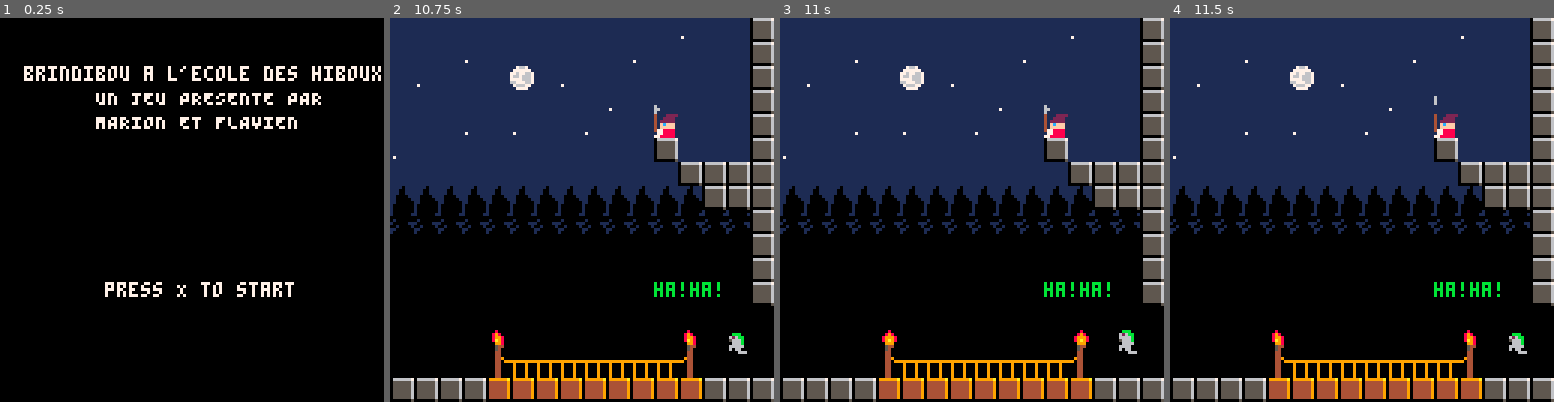
Above: before the commit, frames 1-4 (left to right).
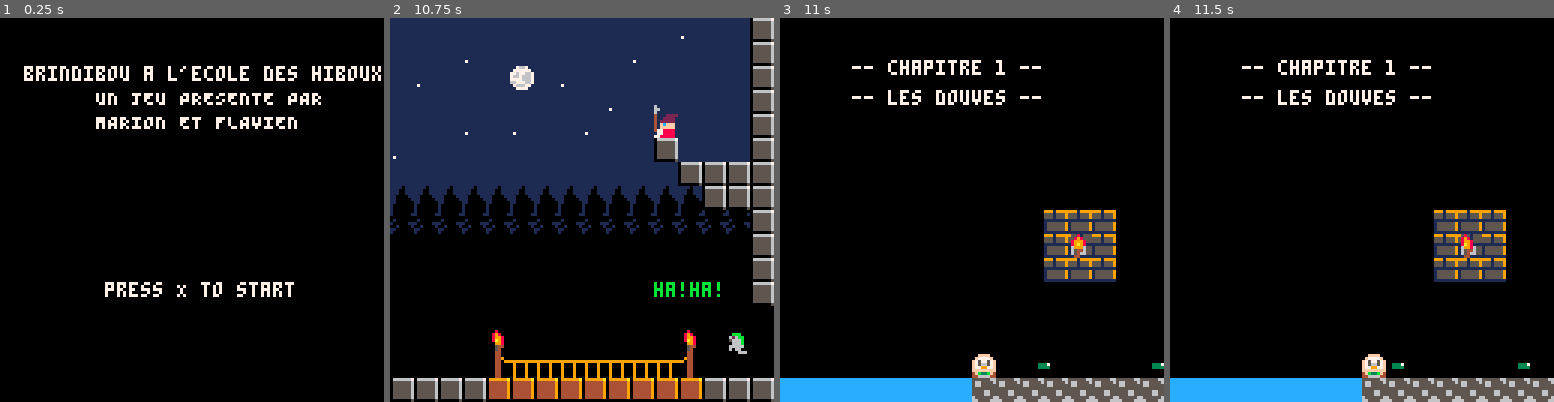
Above: after the commit, the same moments.

Repository: MarionMo/Projet_Web_Bosques_Moglia
Game: PICO-8 cartridge brindibou.p8
Same seed, same stepped clock (60 frames per second), same inputs: the game is played once before the commit and once after it.
Inputs:
- Up to frame 1 (0.25 s): no input
- Up to frame 2 (10.75 s): tap X (X key) at 0.33, 0.7, 1.43, 2.58, 3.1, 3.62, 4.13, 4.65, 5.17, 5.68, 6.2, 6.72, 7.23, 7.75, 8.27, 8.78, 9.3, 9.82, 10.33 s; tap O (Z key) at 1.07, 1.8, 2.43, 3.07, 3.7, 4.33, 4.97, 5.6, 6.23, 6.87, 7.5, 8.13, 8.77, 9.4, 10.03, 10.67 s; hold Right 2.33-3.33 s; hold Right 3.38-4.22 s; hold Up 4.27-4.67 s; hold Right 4.72-5.72 s; hold Left 6.15-6.98 s; hold Right 7.03-8.03 s; hold Right 8.08-8.92 s; hold Up 8.97-9.37 s; hold Right 9.42-10.42 s
- Up to frame 3 (11 s): tap X (X key) at 10.85 s; hold Left from 10.85 s (still down)
- Up to frame 4 (11.5 s): keep holding Left; tap O (Z key) at 11.3 s; tap X (X key) at 11.37 s

Frames 1-2 are identical in both runs. In frame 3, 59% of the frame differs, in the area x 0-100%, y 0-100%; in frame 4, 59%.

Commit message:
Game over completed + Transition between prologue and lvl 1 reduced

Diff:
--- a/brindibou.p8
+++ b/brindibou.p8
@@ -84,7 +84,6 @@
 end
 -- debug
 function debug()
-	--if(p.x == 24) mset(0,0,nil)
 	--print(is_grounded(), 0, 0, 7)
 	--print(is_plafoned(), 0, 6, 7)
 	--print(is_midplafoned(), 0,12,8)
@@ -281,16 +280,20 @@
 		end
 	elseif (mode == 2) then
 		cls()
+		print("game over" ,p.x - 8, p.y - 64, 7)
+		print("PRESS x TO RESTART", p.x-24, p.y-56, 7)
+	end
+
+end
+--update
+function _update()
+	if (mode == 2) then
 		music(-1,200)
 		cinematique =  true;
-		print("game over" ,p.x - 8, p.y - 64, 7)
-		print("UN JEU PRESENTE PAR", 32, 24, 7)
-		print("MARION ET FLAVIEN", 32, 32, 7)
-	end
-
-end
---update
-function _update()
+		if (btnp(5)) then
+			run()
+		end
+	end
 	if (mode == 0) then
 		if (btnp(5)) then
 			gameStart()
@@ -495,7 +498,7 @@
  	timer = time()
  	if(timer > delay)then
     	--fade_scr(1)
-     	if(time() > delay + 3) then
+     	if(time() > delay + 1) then
   	   		--coordonne lvl 1
  	    	p.x = 304
 	     	p.y = 112
